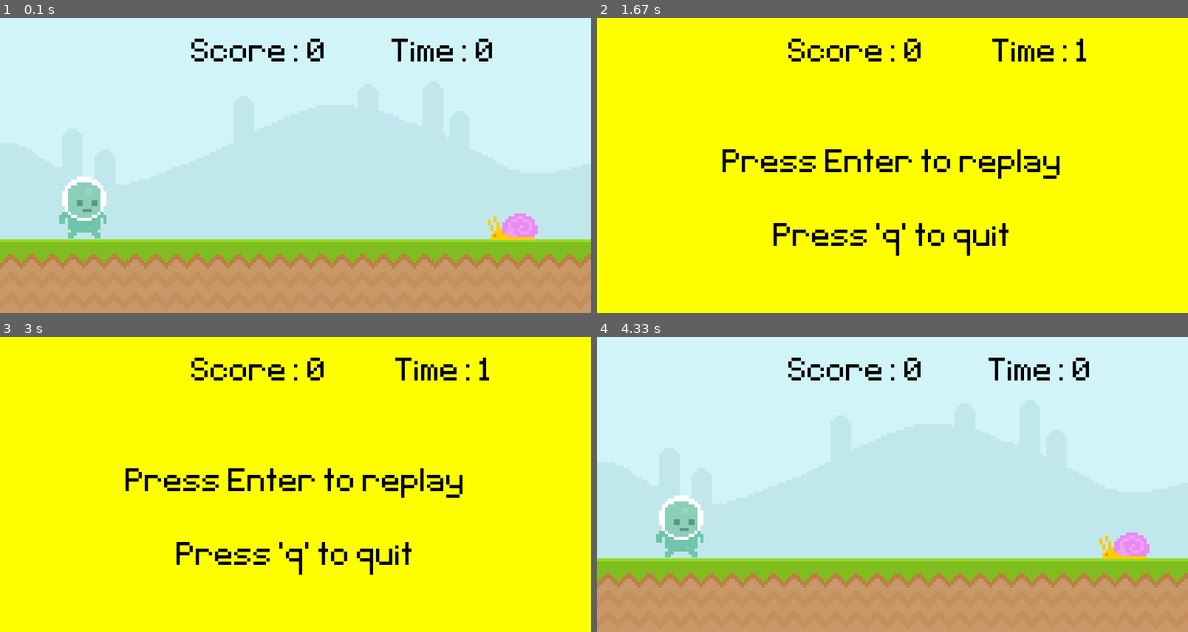
Above: before the commit, frames 1-4 (two rows, left to right).
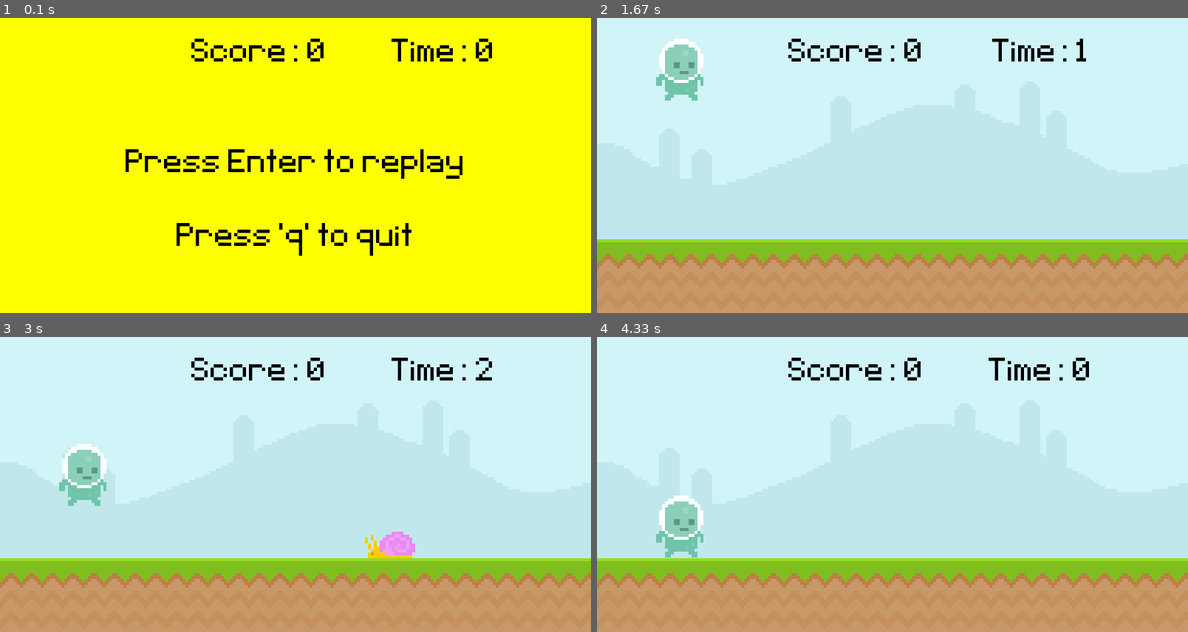
Above: after the commit, the same moments.

Repository: PaoloGuglie/Clear_Code_Tutorials
Game: pygame game, started from introduction to Pygame/project 1/main.py
The game is run twice, just before and just after one commit, with the same random seed, the same clock (stepped at 60 frames per second) and the same inputs.
Inputs:
- Up to frame 1 (0.1 s): no input
- Up to frame 2 (1.67 s): tap Enter at 0.33 s; tap Space at 0.67, 1.07, 1.37 s
- Up to frame 3 (3 s): tap Space at 2.4, 2.7 s
- Up to frame 4 (4.33 s): tap Space at 3.3, 3.6 s; tap Enter at 4.07 s

The runs differ from the first frame. In frame 1, 99% of the frame differs, in the area x 0-100%, y 0-100%; in frame 2, 99%; in frame 3, 99%; in frame 4, 0.6%.

Commit message:
Added random snail spawn and enemy list update.

Diff:
--- a/introduction to Pygame/project 1/main.py
+++ b/introduction to Pygame/project 1/main.py
@@ -1,10 +1,11 @@
-# Import statements
+#                   IMPORTS
 import pygame
 import sys
+from random import randint
 from settings import *
 
 
-# Functions
+#                   FUNCTIONS
 def quit_game():
     pygame.quit()
     sys.exit()
@@ -29,7 +30,23 @@
     screen.blit(time_surface, time_rect)
 
 
-# Initialize
+def obstacle_movement(obstacle_list):
+    if obstacle_list:
+        # Move the obstacles
+        for obstacle_rect in obstacle_list:
+            obstacle_rect.x -= SNAIL_SPEED
+            screen.blit(snail_surface, obstacle_rect)
+
+        # Delete out of bounds obstacles (using list comprehension)
+        obstacle_list = [i for i in obstacle_list if i.x > -100]
+
+        # Update list (target global scope)
+        return obstacle_list
+    else:
+        return []
+
+
+#                   INITIALIZE
 pygame.init()
 screen = pygame.display.set_mode((WIDTH, HEIGHT))
 pygame.display.set_caption(CAPTION)
@@ -40,18 +57,23 @@
 sky_surface = pygame.image.load("../graphics/Sky.png").convert()
 ground_surface = pygame.image.load("../graphics/ground.png").convert()
 
-# Create snail surface and rectangle
+# Obstacles
 snail_surface = pygame.image.load('../graphics/snail/snail1.png').convert_alpha()
-snail_rectangle = snail_surface.get_rect(topleft=SNAIL_POSITION)
+
+obstacle_rect_list = []
 
 # Create player surface and rectangle
 player_surface = pygame.image.load('../graphics/Player/player_walk_1.png').convert_alpha()
 player_rectangle = player_surface.get_rect(topleft=(80, 215))
 
-# Main loop
+# Timer
+obstacle_timer = pygame.USEREVENT + 1
+pygame.time.set_timer(obstacle_timer, 2000)
+
+#                   MAIN LOOP
 while True:
 
-    # INPUTS
+    # CHECK INPUTS
     for event in pygame.event.get():
         # Quit
         if event.type == pygame.QUIT:
@@ -69,13 +91,15 @@
                 if event.key == pygame.K_RETURN:
                     # Restart the game
                     GAME_ACTIVE = True
-                    # Reposition the snail
-                    snail_rectangle.left = 800
+
                     # Reset score and time
                     SCORE = 0
                     START_TIME = int(pygame.time.get_ticks() / 1000)
                 elif event.key == pygame.K_q:
                     quit_game()
+
+        if event.type == obstacle_timer and GAME_ACTIVE:
+            obstacle_rect_list.append(snail_surface.get_rect(bottomright=(randint(900, 1000), 300)))
 
     if GAME_ACTIVE:
         # Position the items on the display surface
@@ -83,33 +107,33 @@
         screen.blit(ground_surface, (0, 300))
 
         screen.blit(player_surface, player_rectangle)
-        screen.blit(snail_surface, snail_rectangle)
 
         # Display score and time
         display_score()
         display_time()
 
-        # Jump behaviour
+        # Player movement
         if PLAYER_GRAVITY < 0 or player_rectangle.y != 215:
             PLAYER_GRAVITY += 1
             player_rectangle.y += PLAYER_GRAVITY
 
-        # Move the snail
-        snail_rectangle.x -= SNAIL_SPEED
-        # Check if the snail reached end of screen
-        if snail_rectangle.right <= 0:
-            # Move snail back to start
-            snail_rectangle.left = 800
-            # Update score and text
-            SCORE += 1
-            display_score()
+        # Obstacle movement
+        obstacle_rect_list = obstacle_movement(obstacle_rect_list)
 
-        # Check for player-snail collision
-        if player_rectangle.colliderect(snail_rectangle):
-            # Game over
-            GAME_ACTIVE = False
-            # Get current time
-            FINAL_TIME = int(pygame.time.get_ticks() / 1000)
+        # Check if the obstacle reached end of screen
+        for obstacle in obstacle_rect_list:
+            if -1 <= obstacle.x <= 4:
+                # Update score and text
+                SCORE += 1
+                display_score()
+
+        # Check for player-obstacle collision
+        for obstacle in obstacle_rect_list:
+            if player_rectangle.colliderect(obstacle):
+                # Game over
+                GAME_ACTIVE = False
+                # Get current time
+                FINAL_TIME = int(pygame.time.get_ticks() / 1000)
 
     else:
         # Game over screen
@@ -129,6 +153,9 @@
         quit_msg_rect = quit_msg_surface.get_rect(center=(400, 300))
         screen.blit(quit_msg_surface, quit_msg_rect)
 
+        # Reset obstacles
+        obstacle_rect_list = []
+
     # Update everything
     pygame.display.update()
     clock.tick(FRAME_RATE)
--- a/introduction to Pygame/project 1/settings.py
+++ b/introduction to Pygame/project 1/settings.py
@@ -4,7 +4,7 @@
 CAPTION = "Runner"
 
 # Gameplay
-GAME_ACTIVE = True
+GAME_ACTIVE = False
 SCORE = 0
 
 # Clock
@@ -12,9 +12,8 @@
 START_TIME = 0
 FINAL_TIME = 0
 
-# Snail position
-SNAIL_POSITION = (700, 265)
-SNAIL_SPEED = 8
+# Snail
+SNAIL_SPEED = 6
 
 # Physics
 PLAYER_GRAVITY = 0
